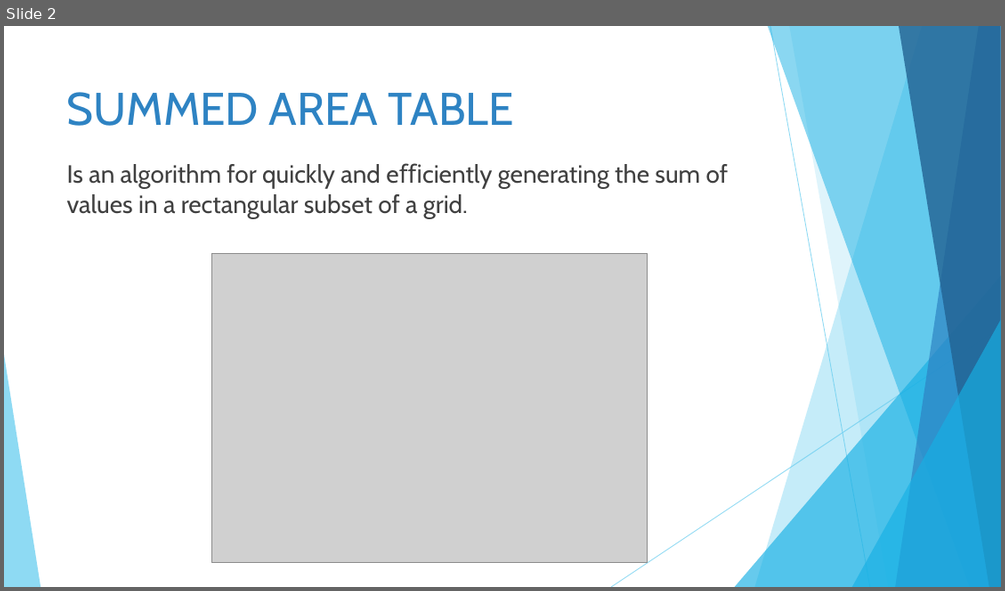
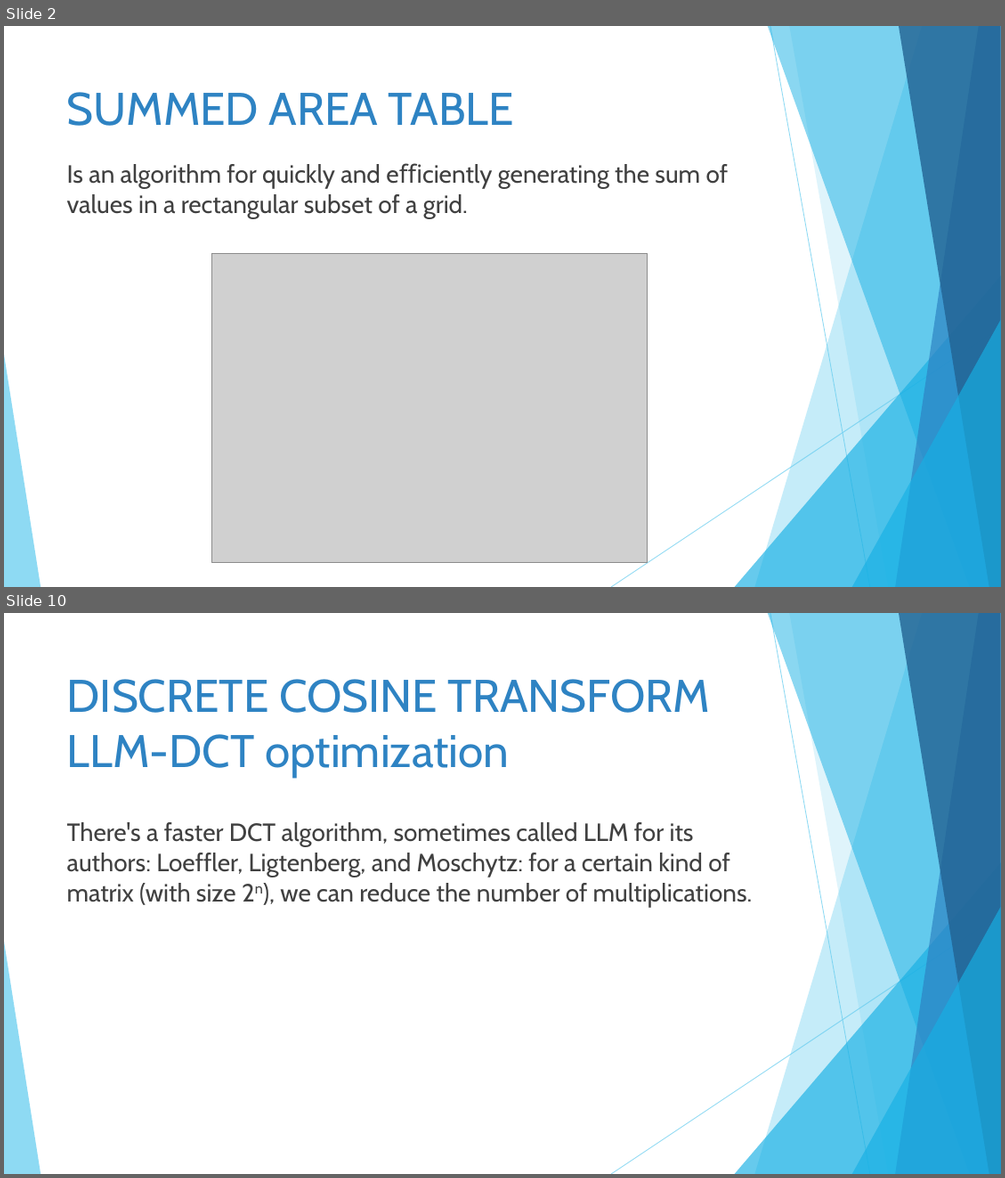
Before and after one commit to GinaJ/Algorithm_Implementations, a slide deck: power_point/Algorithms Parallelization in ASIC Design.pptx. Shown one above the other, each under a label of ours: slide 2 before the commit, slides 2 and 10 after it; the slides between them are not shown. The pictures are 1005x591 and 1005x1178 pixels, drawn with LibreOffice and Linux fonts; fonts in the diff are those of the drawing; grey boxes stand for pictures. Boxes give left, top, right and bottom in pixels: in the first picture for what was removed or moved away, otherwise in the second. Text is boxed around its words. In the diff, an @@ line names an element or a change of style, - is before the commit and + after.

```diff
--- a/power_point/Algorithms Parallelization in ASIC Design.pptx
+++ b/power_point/Algorithms Parallelization in ASIC Design.pptx
@@ slide 10 added at [4,613,1001,1174], background #FFFFFF; not listed: 10 template elements that a slide beside it also shows @@
@@ title added at [67,679,711,777], 44 pt, text #2E83C3 @@
+DISCRETE COSINE TRANSFORM
+LLM-DCT optimization
@@ text added at [67,822,752,907], 24 pt, text #404040 @@
+There's a faster DCT algorithm, sometimes called LLM for its authors: Loeffler, Ligtenberg, and Moschytz: for a certain kind of matrix (with size 2n), we can reduce the number of multiplications.
```
Also in this commit, not shown: 5 slides changed, 11 other slides added, 3 slides removed, 14 other files.
